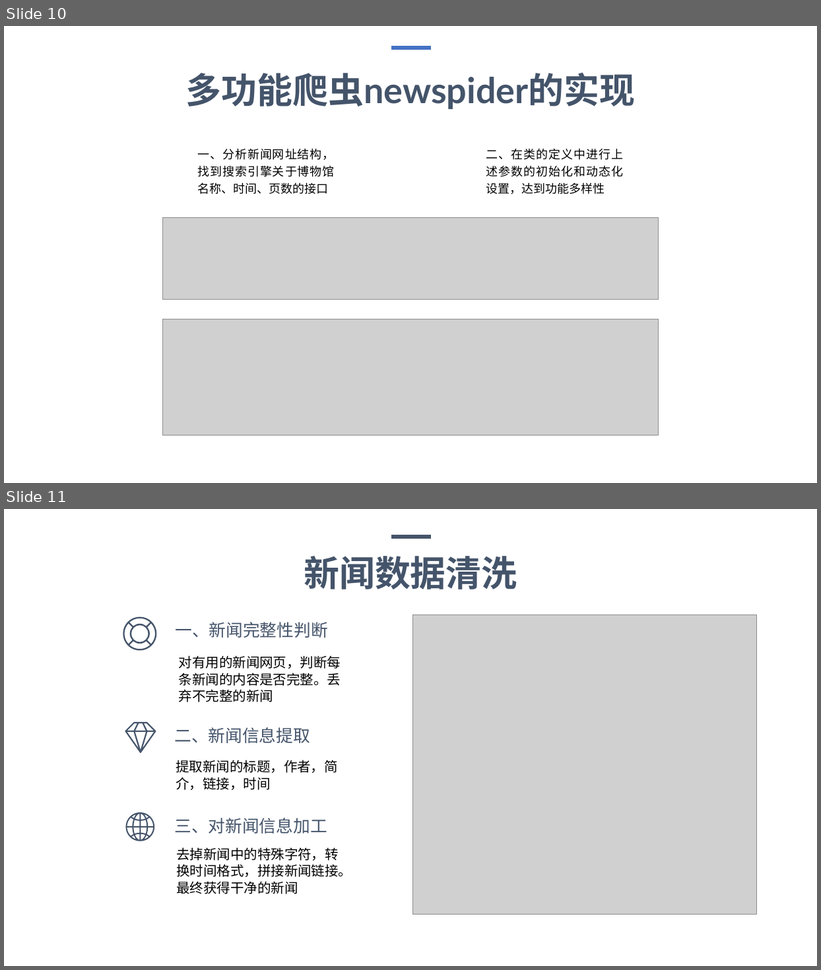
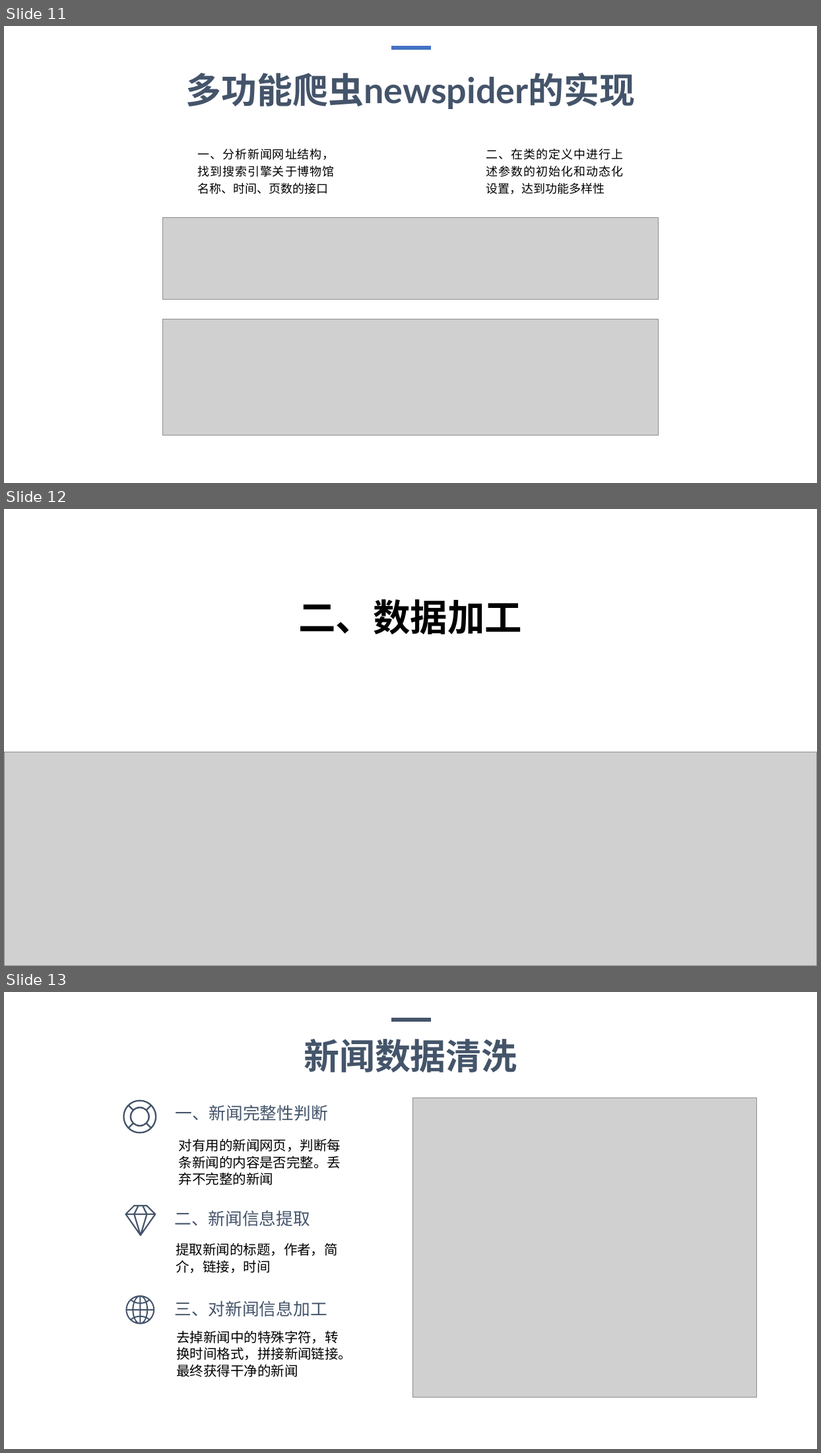
Before and after one commit to Ice-Jeffrey/Museum_News_Collection, a slide deck: 博物馆新闻采集分析子系统.pptx. Shown one above the other, each under a label of ours: slides 10 and 11 before the commit, slides 11, 12 and 13 after it. The pictures are 821x970 and 821x1453 pixels, drawn with LibreOffice and Linux fonts; fonts in the diff are those of the drawing; grey boxes stand for pictures. Boxes give left, top, right and bottom in pixels: in the first picture for what was removed or moved away, otherwise in the second. Text is boxed around its words. In the diff, an @@ line names an element or a change of style, - is before the commit and + after.

```diff
--- a/博物馆新闻采集分析子系统.pptx
+++ b/博物馆新闻采集分析子系统.pptx
@@ slide 12 added at [4, 509, 817, 966], background #FFFFFF @@
@@ text added at [298, 599, 522, 634], 44 pt, text #000000, bold @@
+二、数据加工
@@ picture added at [4, 753, 817, 966] @@
@@ what was slide 10 is now slide 11 @@
@@ what was slide 11 is now slide 13 @@
```
Also in this commit, not shown: 2 slides changed, 3 other slides added, 1 other file.
